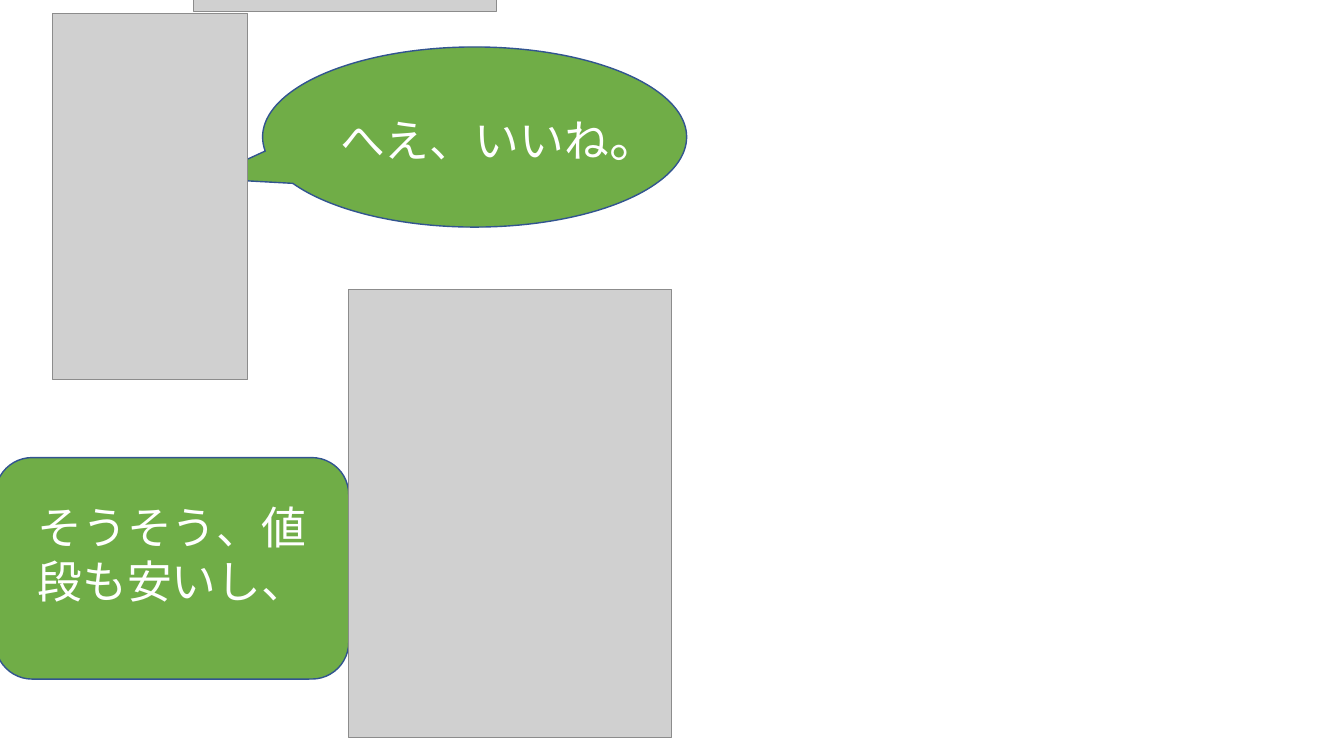
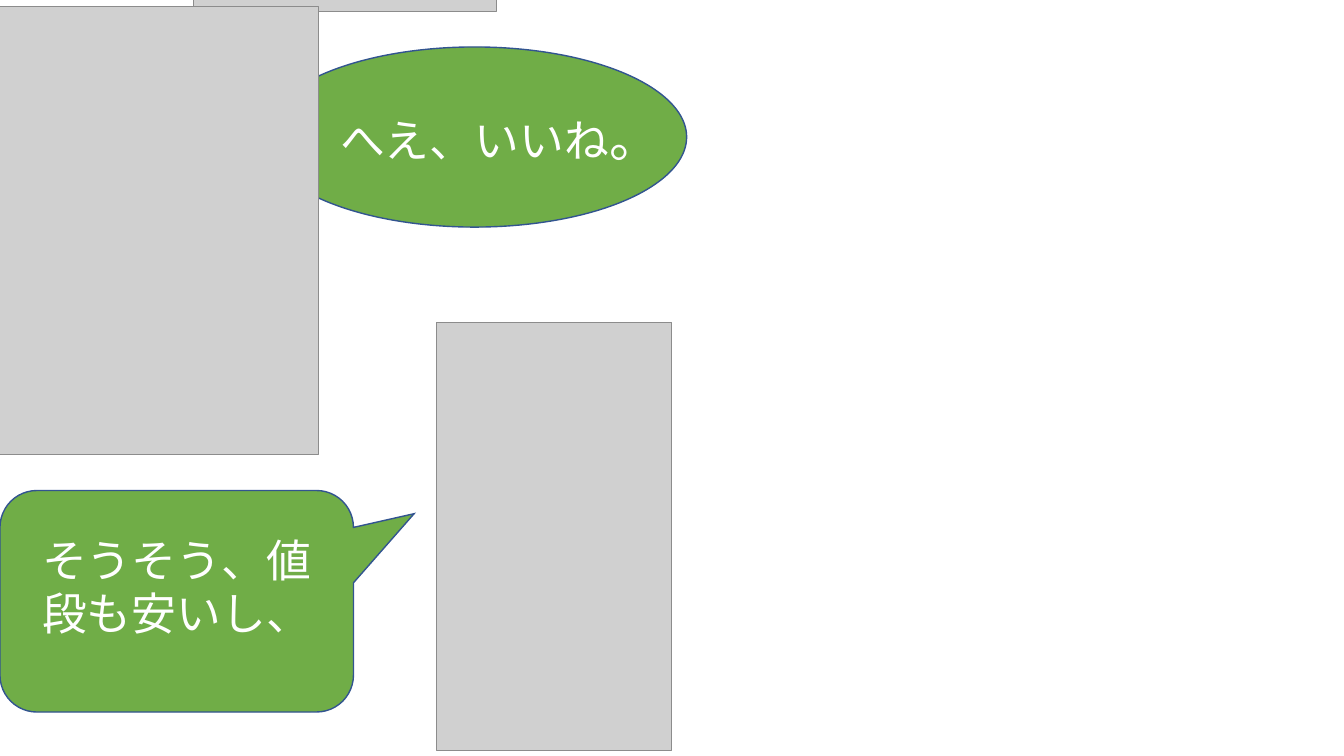
Before and after one commit to phuchung97/phuchung97.github.io, a slide deck: slide 4 of design/story.pptx. Drawn at 1344x756 pixels with LibreOffice and Linux fonts; fonts in the diff are those of the drawing; grey boxes stand for pictures; background and template pictures are left out. Boxes give left, top, right and bottom in pixels: in the first picture for what was removed or moved away, otherwise in the second. Text is boxed around its words. In the diff, an @@ line names an element or a change of style, - is before the commit and + after.

```diff
--- a/design/story.pptx
+++ b/design/story.pptx
@@ picture: place and size @@
-picture at box(349, 289, 673, 738)
+picture at box(0, 6, 319, 455)
@@ picture: place and size @@
-picture at box(52, 13, 248, 380)
+picture at box(437, 323, 671, 751)
@@ rounded speech box "そうそう、値段も安いし、": place and size @@
-rounded speech box "そうそう、値段も安いし、" at box(0, 458, 349, 680)
+rounded speech box "そうそう、値段も安いし、" at box(0, 491, 354, 713)
```
Also in this commit, not shown: 10 other slides changed, 42 other files.
